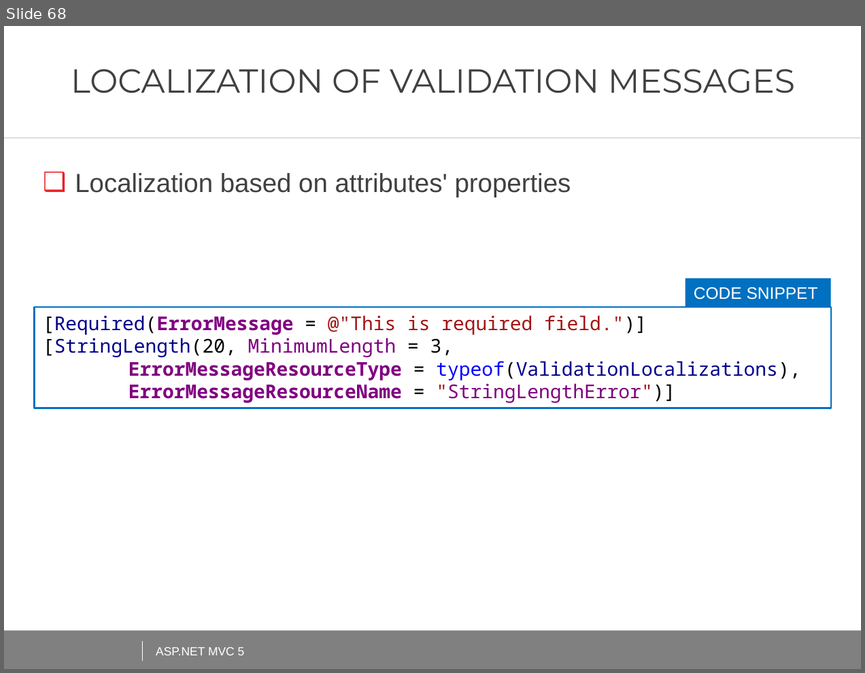
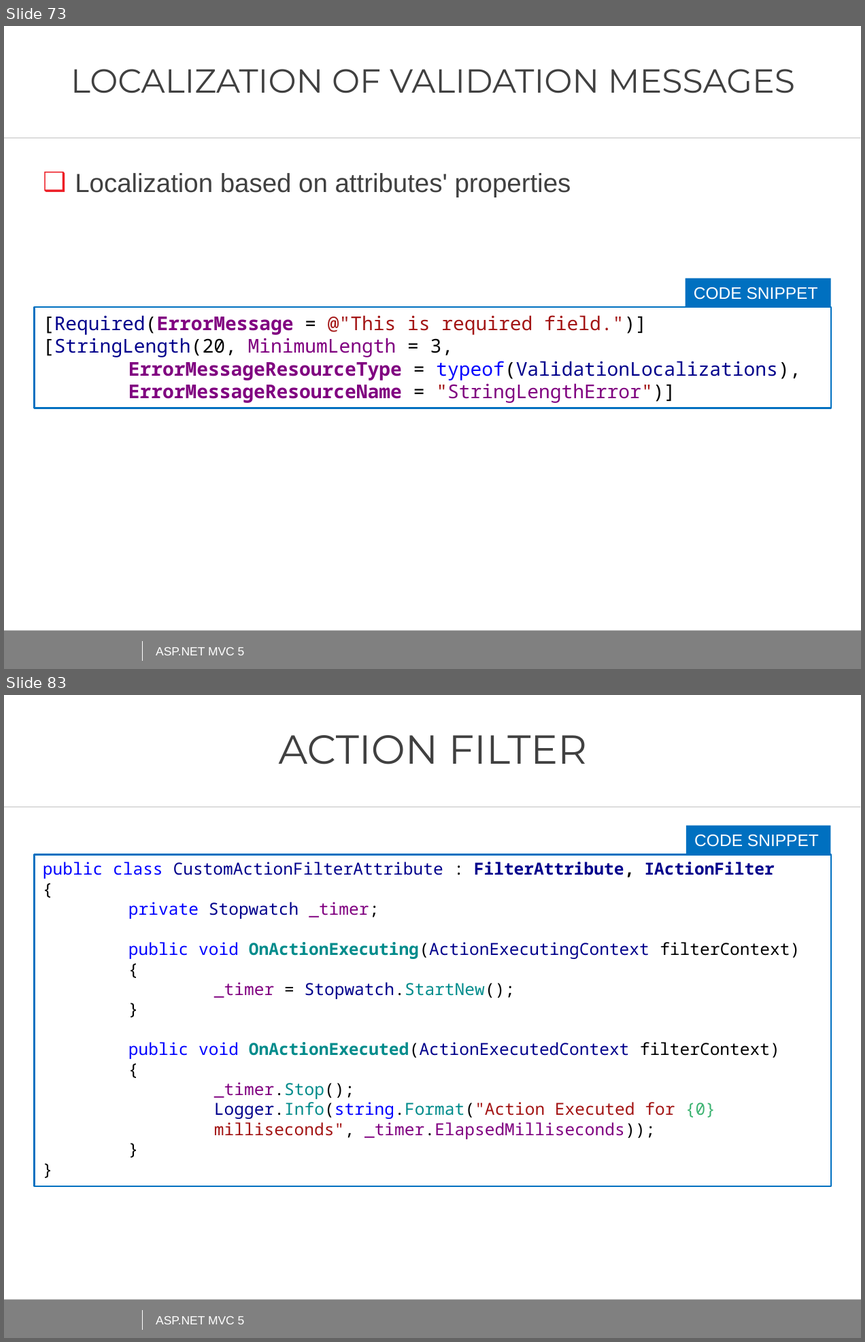
Before and after one commit to AndreiShenets/ASP.NET-Lectures, a slide deck: ASP.NET - iTechArt 2018.pptx. Shown one above the other, each under a label of ours: slide 68 before the commit, slides 73 and 83 after it; the slides between them are not shown. The pictures are 865x673 and 865x1342 pixels, drawn with LibreOffice and Linux fonts; fonts in the diff are those of the drawing; background and template pictures are left out. Boxes give left, top, right and bottom in pixels: in the first picture for what was removed or moved away, otherwise in the second. Text is boxed around its words. In the diff, an @@ line names an element or a change of style, - is before the commit and + after.

```diff
--- a/ASP.NET - iTechArt 2018.pptx
+++ b/ASP.NET - iTechArt 2018.pptx
@@ slide 83 added at (x1=4, y1=695, x2=861, y2=1338), background #FFFFFF; not listed: 4 template elements that a slide beside it also shows @@
@@ title added at (x1=279, y1=735, x2=587, y2=764), 34 pt, text #404040 @@
+ACTION FILTER
@@ rectangle added at (x1=686, y1=826, x2=831, y2=854), fill #0070C0, 14 pt, text #FFFFFF @@
+CODE SNIPPET
@@ rectangle added at (x1=34, y1=854, x2=831, y2=1186), fill #FFFFFF, outline #0070C0 1.5 pt, 14 pt, text #00008B @@
+public class CustomActionFilterAttribute : FilterAttribute, IActionFilter
+{
+private Stopwatch _timer;
+public void OnActionExecuting(ActionExecutingContext filterContext)
+{
+_timer = Stopwatch.StartNew();
+}
+public void OnActionExecuted(ActionExecutedContext filterContext)
+{
+_timer.Stop();
+Logger.Info(string.Format("Action Executed for {0} milliseconds", _timer.ElapsedMilliseconds));
+}
+}
@@ text added at (x1=156, y1=1316, x2=245, y2=1324), 10 pt, text #FFFFFF @@
+ASP.NET MVC 5
@@ what was slide 68 is now slide 73 @@
```
Also in this commit, not shown: 5 slides changed, 21 other slides added, 1 slide removed, 1 other file.
